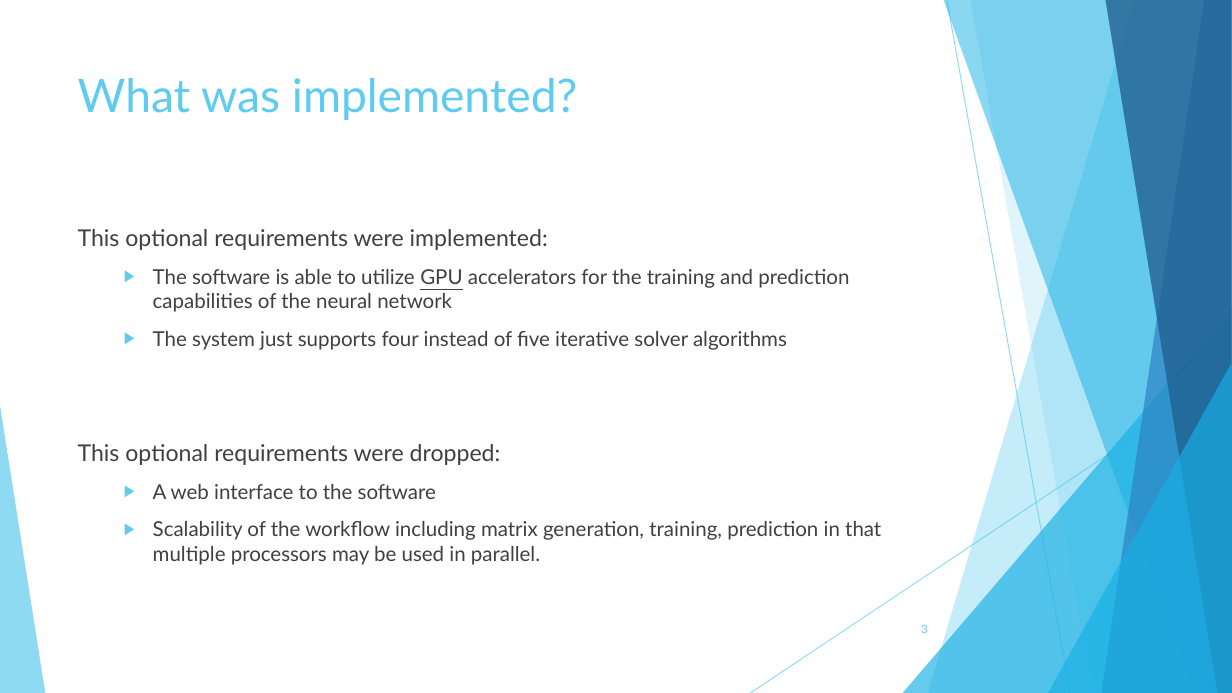
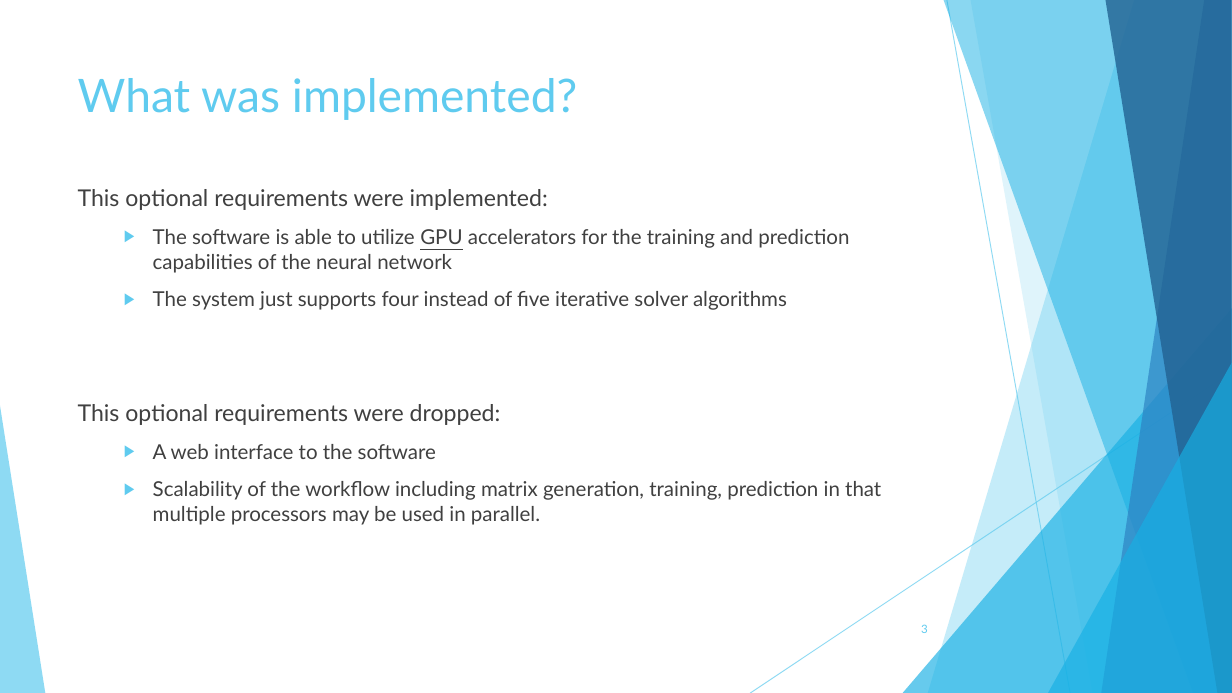
Before and after one commit to TheSlimvReal/PSE---LA-meets-ML, a slide deck: slide 3 of Implementation Sheet/Impl_sheet_presentation.pptx. Drawn at 1232x693 pixels with LibreOffice and Linux fonts; fonts in the diff are those of the drawing. Boxes give left, top, right and bottom in pixels: in the first picture for what was removed or moved away, otherwise in the second. Text is boxed around its words. In the diff, an @@ line names an element or a change of style, - is before the commit and + after.

```diff
--- a/Implementation Sheet/Impl_sheet_presentation.pptx
+++ b/Implementation Sheet/Impl_sheet_presentation.pptx
@@ text "This optional requirements were implemented:": place and size @@
-text "This optional requirements were implemented:" at <box>78,229,881,565</box>
+text "This optional requirements were implemented:" at <box>78,189,881,525</box>
```
Also in this commit, not shown: 3 other slides changed.
